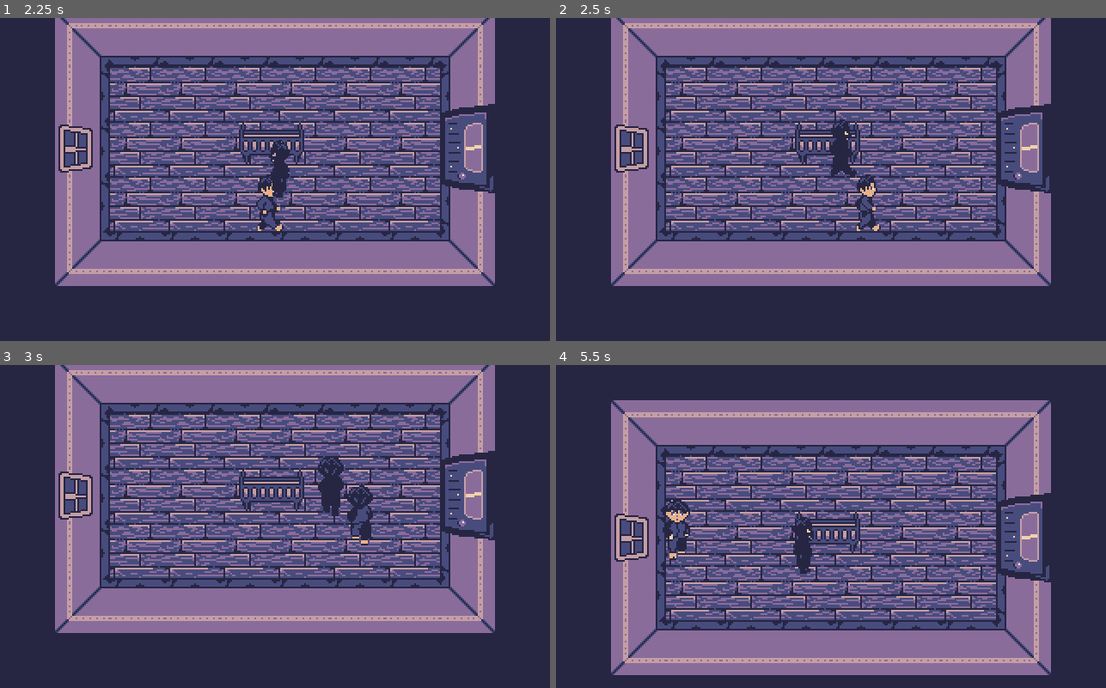
Above: before the commit, frames 1-4 (two rows, left to right).
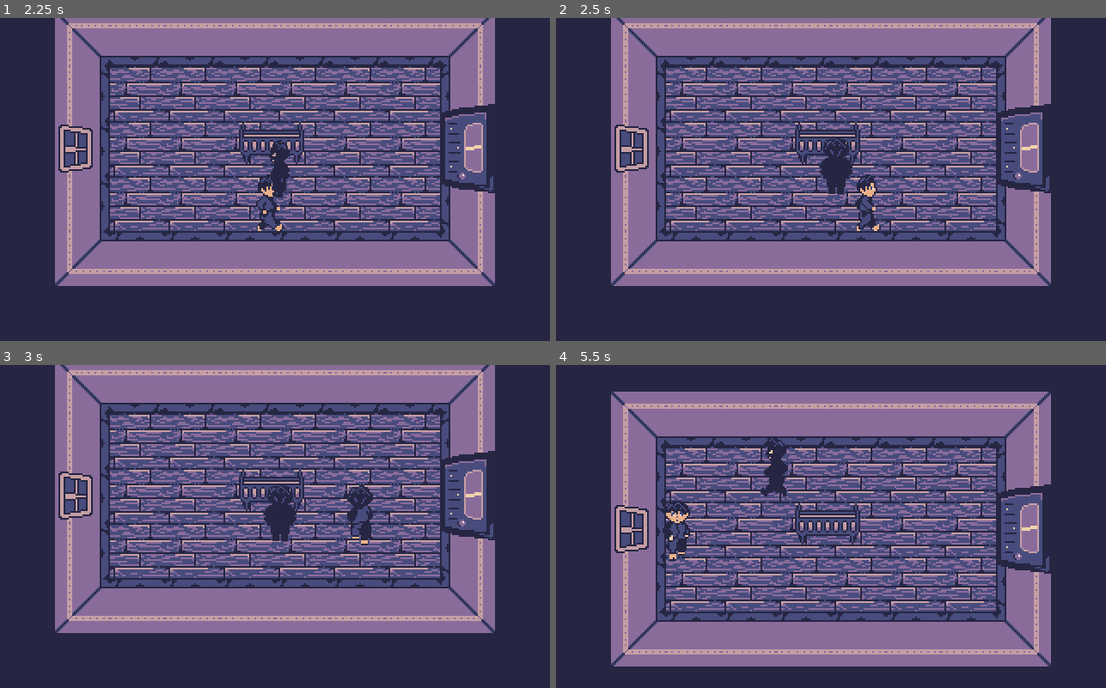
Above: after the commit, the same moments.

Repository: chickendude/dark-pages
Game: Godot game, scene res://Maps/BeccasRoom.tscn
Same seed, same stepped clock (60 frames per second), same inputs: the game is played once before the commit and once after it. This scene is started directly instead of the project's main scene.
Inputs:
- Up to frame 1 (2.25 s): tap Enter (ui_accept) at 0.5, 0.77, 1.52 s; hold Right (ui_right) 0.53-1.28 s; hold Down (ui_down) 1.28-2.03 s; hold Right (ui_right) from 2.03 s (still down)
- Up to frame 2 (2.5 s): keep holding Right (ui_right)
- Up to frame 3 (3 s): release Right (ui_right) at 2.78 s; hold Up (ui_up) from 2.78 s (still down)
- Up to frame 4 (5.5 s): tap Enter (ui_accept) at 3.02, 3.77, 4.52 s; release Up (ui_up) at 3.53 s; hold Left (ui_left) 3.53-5.03 s; hold Down (ui_down) from 5.03 s (still down)

Frame 1 is identical in both runs. In frame 2, 0.5% of the frame differs, in the area x 47-55%, y 31-55%; in frame 3, 1.1%; in frame 4, 36%, in the area x 10-90%, y 8-97%.

Commit message:
Set up path actions so that the NPC can perform other actions apart from just walking during a path.

Diff:
--- a/Characters/StepdadMonster.gd
+++ b/Characters/StepdadMonster.gd
@@ -18,9 +18,11 @@
 
 signal destination_reached()
 
+
 func _ready():
     var _e = sight_range.connect("body_entered", self, "_player_in_range")
     _e = sight_range.connect("body_exited", self, "_player_out_of_range")
+
 
 func _physics_process(_delta):
     if not paused:
@@ -46,14 +48,18 @@
         if not remote_controlled:
             var _e = move_and_slide(direction.normalized() * speed)
 
+
 func set_facing_direction(_direction : Vector2):
     _set_animation_direction(_direction)
+
 
 func move_direction(_direction : Vector2):
     direction = _direction
 
+
 func move_to(_destination : Vector2):
     destination = _destination
+
 
 func _set_animation_direction(_direction):
     animation_tree.set("parameters/Walk/blend_position", _direction)
@@ -84,3 +90,6 @@
 func _player_out_of_range(_body : Will):
     will_in_range = false
     will = null
+
+func on_action_reached(_body):
+    print(_body.name)
--- a/Maps/BeccasRoom.tscn
+++ b/Maps/BeccasRoom.tscn
@@ -8,16 +8,10 @@
 [ext_resource path="res://Objects/Window.tscn" type="PackedScene" id=6]
 [ext_resource path="res://Objects/Door.tscn" type="PackedScene" id=7]
 [ext_resource path="res://Maps/BeccasRoom.gd" type="Script" id=8]
-[ext_resource path="res://Characters/StepdadMonster.tscn" type="PackedScene" id=9]
-[ext_resource path="res://Maps/Path2D.gd" type="Script" id=10]
+[ext_resource path="res://Paths/NPCPath.tscn" type="PackedScene" id=9]
 
 [sub_resource type="RectangleShape2D" id=1]
 extents = Vector2( 18, 6 )
-
-[sub_resource type="Curve2D" id=2]
-_data = {
-"points": PoolVector2Array( 0, 0, 0, 0, 296, 114, 0, 0, 0, 0, 238, 116, 0, 0, 0, 0, 163, 139, 0, 0, 0, 0, 159, 127, 0, 0, 0, 0, 192, 126, 0, 0, 0, 0, 191, 93, 0, 0, 0, 0, 154, 89, 0, 0, 0, 0, 122, 92, 0, 0, 0, 0, 123, 129, 0, 0, 0, 0, 185, 136, 0, 0, 0, 0, 296, 114 )
-}
 
 [node name="BeccasRoom" type="Node2D"]
 script = ExtResource( 8 )
@@ -81,13 +75,4 @@
 limit_left = 0
 limit_bottom = 224
 
-[node name="Path2D" type="Path2D" parent="."]
-curve = SubResource( 2 )
-script = ExtResource( 10 )
-
-[node name="PathFollow2D" type="PathFollow2D" parent="Path2D"]
-position = Vector2( 296, 114 )
-rotate = false
-loop = false
-
-[node name="StepdadMonster" parent="Path2D/PathFollow2D" instance=ExtResource( 9 )]
+[node name="NPCPath" parent="." instance=ExtResource( 9 )]
--- a/Maps/Path2D.gd
+++ /dev/null
@@ -1,17 +0,0 @@
-extends Path2D
-
-
-onready var path_follow : PathFollow2D = $PathFollow2D
-var walker
-
-
-func _ready():
-    walker = path_follow.get_children().front()
-    walker.remote_controlled = true
-
-
-func _process(_delta):
-    var cur_pos := path_follow.global_position
-    path_follow.offset += 1
-    var new_pos := path_follow.global_position
-    walker.direction = cur_pos.direction_to(new_pos)
--- /dev/null
+++ b/Paths/Actions/Action.gd
@@ -0,0 +1,15 @@
+extends Area2D
+
+class_name PathAction
+
+signal pause()
+signal resume()
+
+var npc
+
+func _ready():
+    connect("body_entered", self, "_on_body_entered")
+
+
+func _on_body_entered(body : StepdadMonster):
+    print(name + " has not implemented _on_body_entered function yet.")
--- /dev/null
+++ b/Paths/Actions/Action.tscn
@@ -0,0 +1,13 @@
+[gd_scene load_steps=3 format=2]
+
+[ext_resource path="res://Paths/Actions/Action.gd" type="Script" id=1]
+
+[sub_resource type="RectangleShape2D" id=1]
+extents = Vector2( 1, 1 )
+
+[node name="Action" type="Area2D"]
+collision_mask = 4
+script = ExtResource( 1 )
+
+[node name="CollisionShape2D" type="CollisionShape2D" parent="."]
+shape = SubResource( 1 )
--- /dev/null
+++ b/Paths/Actions/Pause.gd
@@ -0,0 +1,10 @@
+extends "res://Paths/Actions/Action.gd"
+
+
+export var wait_time : int
+
+
+func _on_body_entered(body : StepdadMonster):
+    emit_signal("pause")
+    yield(get_tree().create_timer(wait_time), "timeout")
+    emit_signal("resume")
--- /dev/null
+++ b/Paths/Actions/Pause.tscn
@@ -0,0 +1,7 @@
+[gd_scene load_steps=3 format=2]
+
+[ext_resource path="res://Paths/Actions/Pause.gd" type="Script" id=1]
+[ext_resource path="res://Paths/Actions/Action.tscn" type="PackedScene" id=2]
+
+[node name="Pause" instance=ExtResource( 2 )]
+script = ExtResource( 1 )
--- /dev/null
+++ b/Paths/NPCPath.gd
@@ -0,0 +1,36 @@
+extends Path2D
+
+
+onready var path_follow : PathFollow2D = $PathFollow2D
+onready var actions = $Actions
+onready var stepdad : StepdadMonster = $PathFollow2D/StepdadMonster
+
+var walker
+var paused = false
+
+
+func _ready():
+    walker = path_follow.get_children().front()
+    walker.remote_controlled = true
+    for action in actions.get_children():
+        if action is PathAction:
+            action.connect("pause", self, "_pause")
+            action.connect("resume", self, "_resume")
+
+
+func _process(_delta):
+    if not paused:
+        var cur_pos := path_follow.global_position
+        path_follow.offset += 1
+        var new_pos := path_follow.global_position
+        walker.direction = cur_pos.direction_to(new_pos)
+    else:
+        walker.direction = Vector2.ZERO
+
+
+func _pause():
+    paused = true
+
+
+func _resume():
+    paused = false
--- /dev/null
+++ b/Paths/NPCPath.tscn
@@ -0,0 +1,27 @@
+[gd_scene load_steps=5 format=2]
+
+[ext_resource path="res://Characters/StepdadMonster.tscn" type="PackedScene" id=1]
+[ext_resource path="res://Paths/Actions/Pause.tscn" type="PackedScene" id=2]
+[ext_resource path="res://Paths/NPCPath.gd" type="Script" id=3]
+
+[sub_resource type="Curve2D" id=1]
+_data = {
+"points": PoolVector2Array( 0, 0, 0, 0, 296, 114, 0, 0, 0, 0, 238, 116, 0, 0, 0, 0, 163, 139, 0, 0, 0, 0, 159, 127, 0, 0, 0, 0, 192, 126, 0, 0, 0, 0, 191, 93, 0, 0, 0, 0, 154, 89, 0, 0, 0, 0, 122, 92, 0, 0, 0, 0, 123, 129, 0, 0, 0, 0, 185, 136, 0, 0, 0, 0, 296, 114 )
+}
+
+[node name="NPCPath" type="Path2D"]
+curve = SubResource( 1 )
+script = ExtResource( 3 )
+
+[node name="PathFollow2D" type="PathFollow2D" parent="."]
+position = Vector2( 296, 114 )
+rotate = false
+loop = false
+
+[node name="StepdadMonster" parent="PathFollow2D" instance=ExtResource( 1 )]
+
+[node name="Actions" type="Node2D" parent="."]
+
+[node name="Pause" parent="Actions" instance=ExtResource( 2 )]
+position = Vector2( 159, 127 )
+wait_time = 1
--- a/project.godot
+++ b/project.godot
@@ -18,6 +18,11 @@
 "class": "Door",
 "language": "GDScript",
 "path": "res://Objects/Door.gd"
+}, {
+"base": "Area2D",
+"class": "PathAction",
+"language": "GDScript",
+"path": "res://Paths/Actions/Action.gd"
 }, {
 "base": "Node2D",
 "class": "Roof",
@@ -42,6 +47,7 @@
 _global_script_class_icons={
 "DiaryPage": "",
 "Door": "",
+"PathAction": "",
 "Roof": "",
 "StepdadMonster": "",
 "ThoughtBubble": "",
Not shown: 1 places in Maps/BeccasRoom.tscn that only renumber resources
